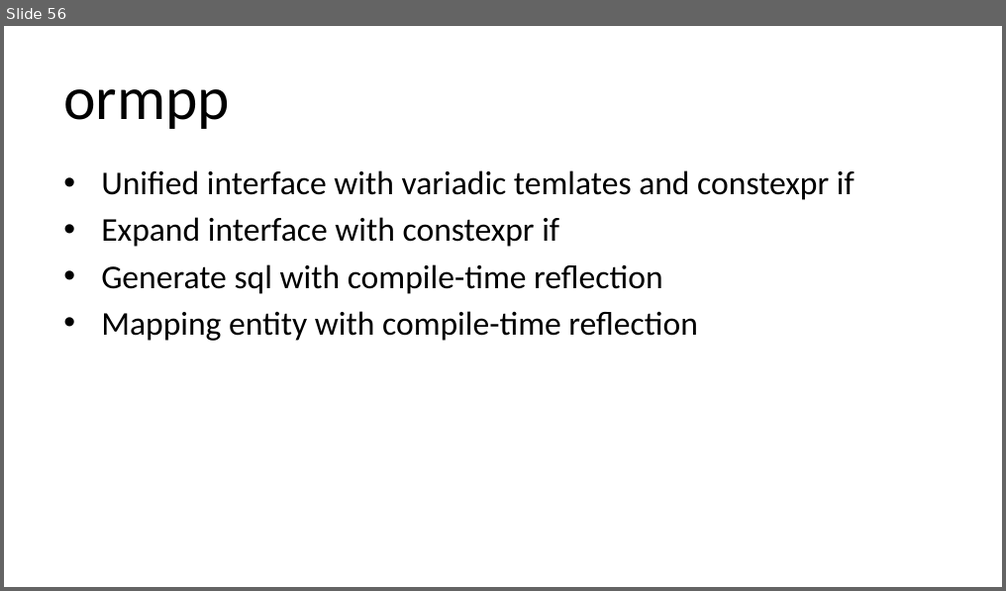
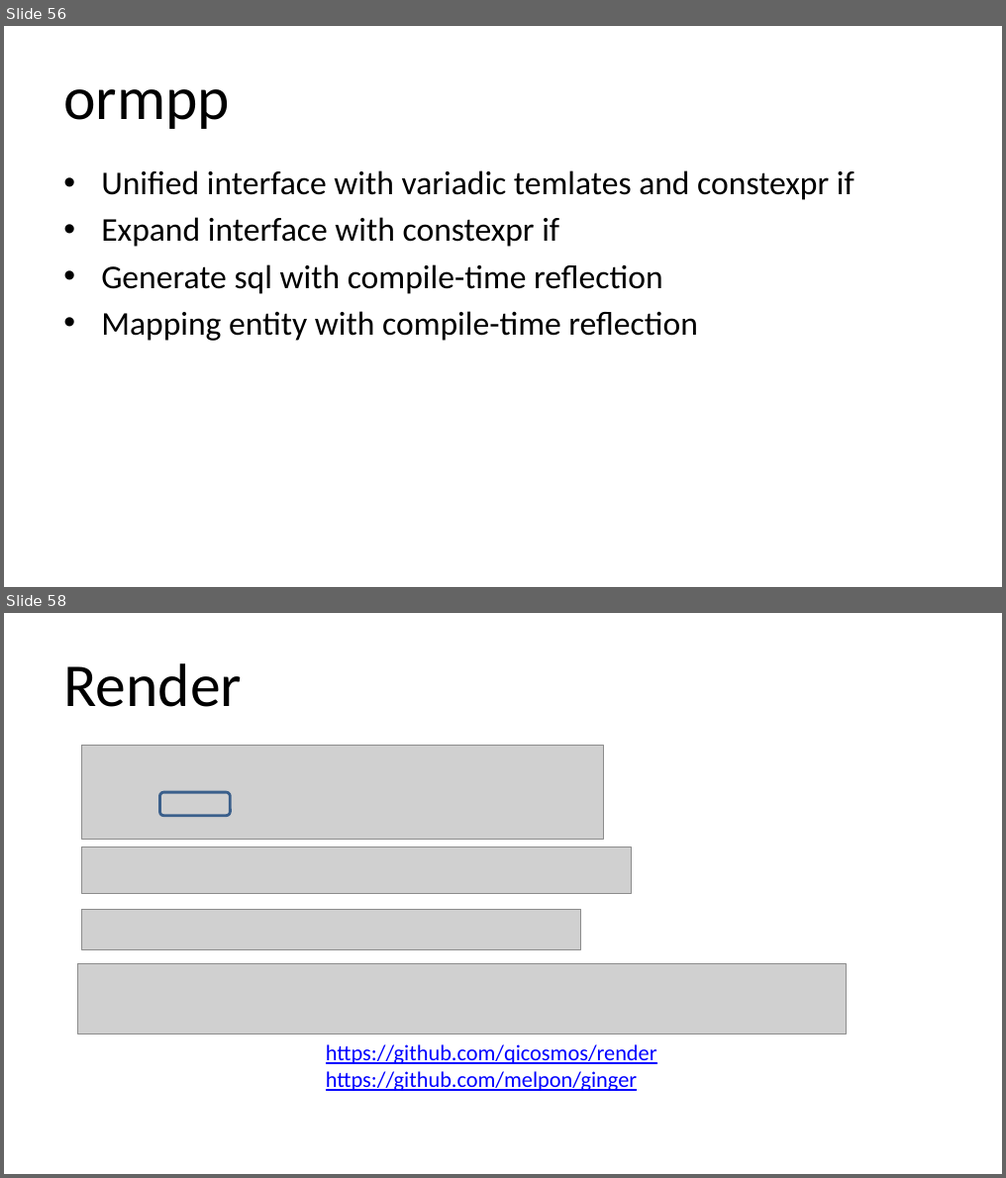
Before and after one commit to qicosmos/cppcon2018, a slide deck: cppcon2018.pptx. Shown one above the other, each under a label of ours: slide 56 before the commit, slides 56 and 58 after it; the slides between them are not shown. The pictures are 1006x591 and 1006x1178 pixels, drawn with LibreOffice and Linux fonts; fonts in the diff are those of the drawing; grey boxes stand for pictures. Boxes give left, top, right and bottom in pixels: in the first picture for what was removed or moved away, otherwise in the second. Text is boxed around its words. In the diff, an @@ line names an element or a change of style, - is before the commit and + after.

```diff
--- a/cppcon2018.pptx
+++ b/cppcon2018.pptx
@@ slide 58 added at <box>4,613,1002,1174</box>, background #FFFFFF @@
@@ title added at <box>63,663,242,707</box>, 44 pt, text #000000 @@
+Render
@@ picture added at <box>82,746,604,840</box> @@
@@ rounded rectangle added at <box>159,792,230,816</box>, outline #3A5F8C 2 pt @@
@@ picture added at <box>82,847,631,893</box> @@
@@ picture added at <box>82,909,581,951</box> @@
@@ picture added at <box>78,964,846,1034</box> @@
@@ text added at <box>326,1045,657,1091</box>, 16 pt, text #0000FF, underline @@
+https://github.com/qicosmos/render
+https://github.com/melpon/ginger
```
Also in this commit, not shown: 1 slide changed, 2 other slides added, 1 slide removed.
